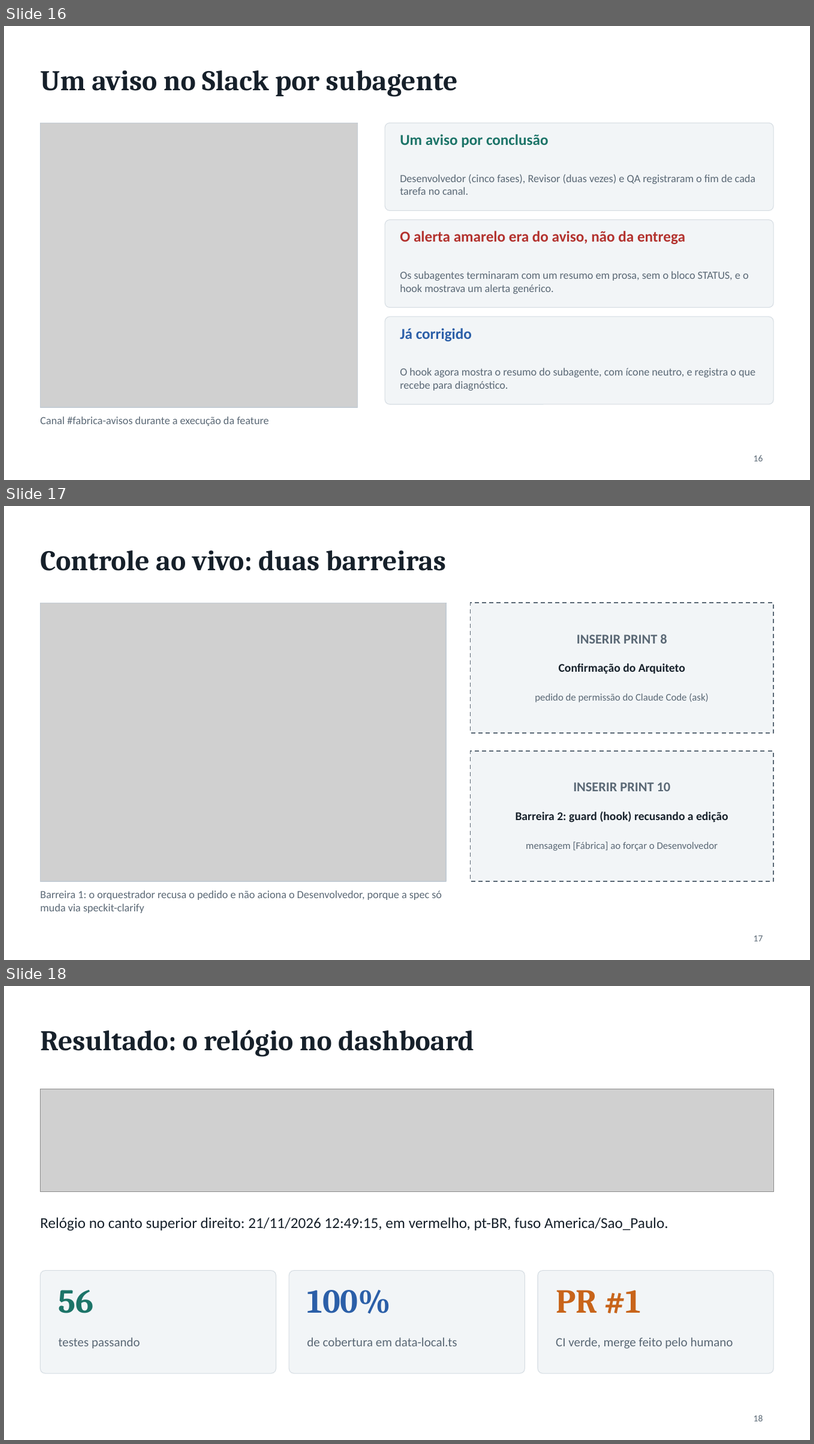
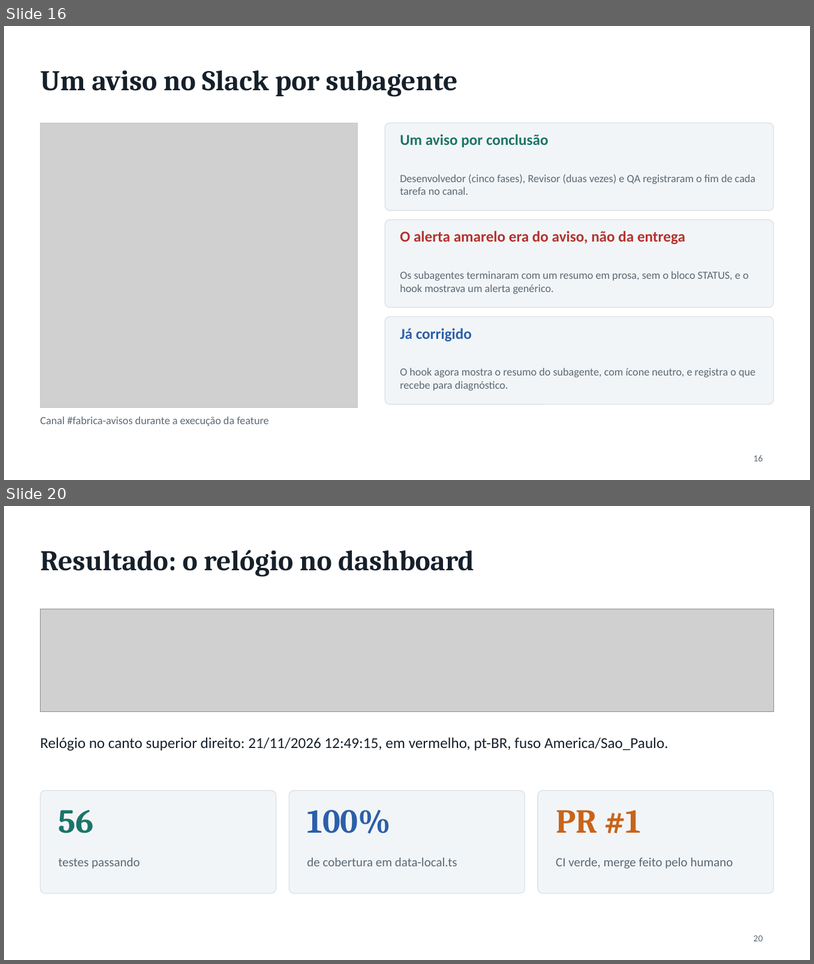
Before and after one commit to liviagomes30/fabrica-petcontrol, a slide deck: docs/fabrica/apresentacao-fabrica-claude-code.pptx. Shown one above the other, each under a label of ours: slides 16, 17 and 18 before the commit, slides 16 and 20 after it; the slides between them are not shown. The pictures are 814x1444 and 814x964 pixels, drawn with LibreOffice and Linux fonts; fonts in the diff are those of the drawing; grey boxes stand for pictures. Boxes give left, top, right and bottom in pixels: in the first picture for what was removed or moved away, otherwise in the second. Text is boxed around its words. In the diff, an @@ line names an element or a change of style, - is before the commit and + after.

```diff
--- a/docs/fabrica/apresentacao-fabrica-claude-code.pptx
+++ b/docs/fabrica/apresentacao-fabrica-claude-code.pptx
@@ slide 17 removed at box(4, 506, 810, 960), background #FFFFFF @@
@@ title removed at box(40, 550, 446, 571) @@
-Controle ao vivo: duas barreiras
@@ picture removed at box(40, 603, 446, 881) @@
@@ rectangle removed at box(40, 603, 446, 881) @@
@@ rectangle removed at box(470, 603, 774, 733) @@
@@ text removed at box(577, 634, 667, 643) @@
-INSERIR PRINT 8
@@ text removed at box(559, 663, 686, 674) @@
-Confirmação do Arquiteto
@@ text removed at box(535, 693, 708, 702) @@
-pedido de permissão do Claude Code (ask)
@@ rectangle removed at box(470, 751, 774, 881) @@
@@ text removed at box(573, 782, 671, 791) @@
-INSERIR PRINT 10
@@ text removed at box(516, 811, 729, 822) @@
-Barreira 2: guard (hook) recusando a edição
@@ text removed at box(526, 841, 719, 850) @@
-mensagem [Fábrica] ao forçar o Desenvolvedor
@@ text removed at box(40, 890, 442, 913) @@
-Barreira 1: o orquestrador recusa o pedido e não aciona o Desenvolvedor, porque a spec só muda via speckit-clarify
@@ page number removed at box(754, 935, 764, 941) @@
-17
@@ what was slide 18 is now slide 20 @@
@@ page number at box(754, 935, 764, 941): text changed @@
-18
+20
```
Also in this commit, not shown: 3 slides added, 3 other files.
